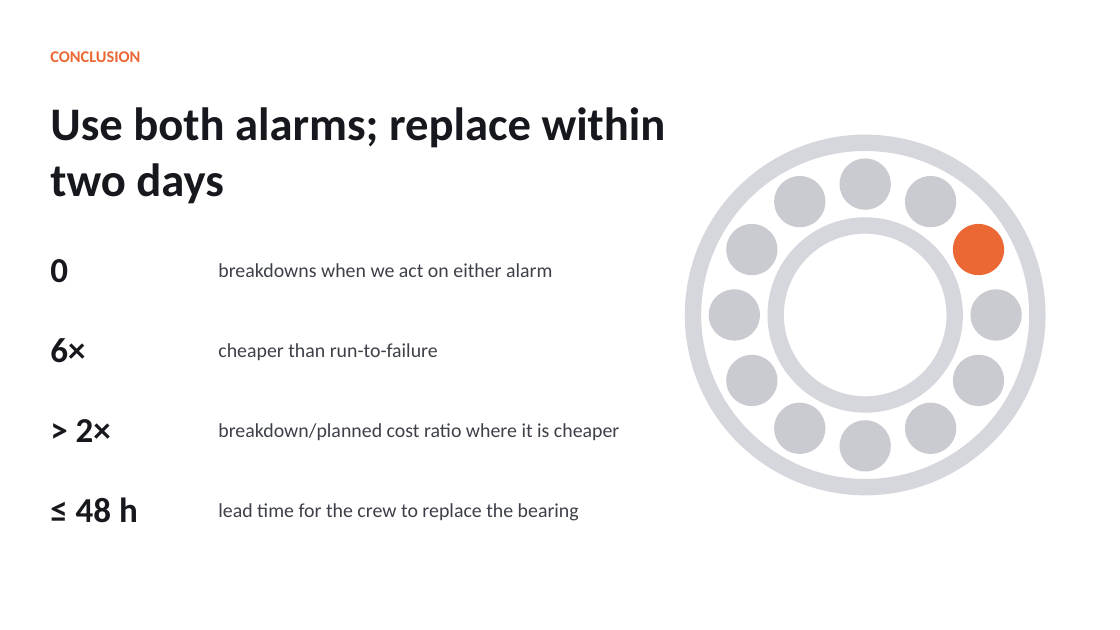
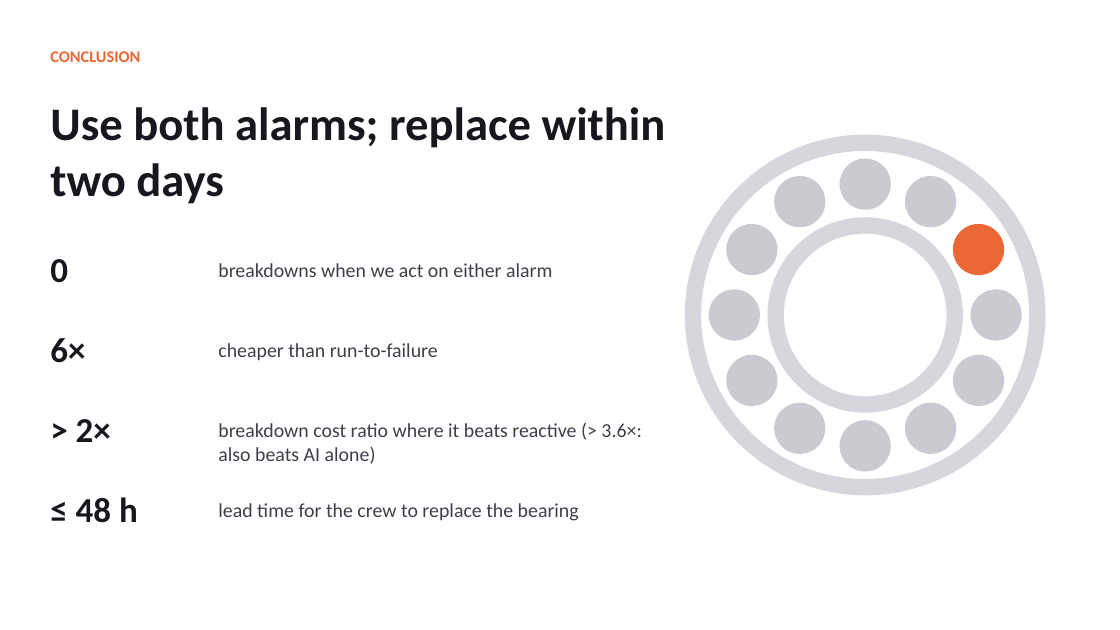
Before and after one commit to Adrian-Jotham/AISmartFactory, a slide deck: slide 18 of predictive_maintenance_part2.pptx (slide 17 before the commit). Drawn at 1120x630 pixels with LibreOffice and Linux fonts; fonts in the diff are those of the drawing. Boxes give left, top, right and bottom in pixels: in the first picture for what was removed or moved away, otherwise in the second. Text is boxed around its words. In the diff, an @@ line names an element or a change of style, - is before the commit and + after.

```diff
--- a/predictive_maintenance_part2.pptx
+++ b/predictive_maintenance_part2.pptx
@@ text at [218,423,641,464]: text changed @@
-breakdown/planned cost ratio where it is cheaper
+breakdown cost ratio where it beats reactive (> 3.6×: also beats AI alone)
```
Also in this commit, not shown: 11 other slides changed, 1 slide added, 23 other files.
